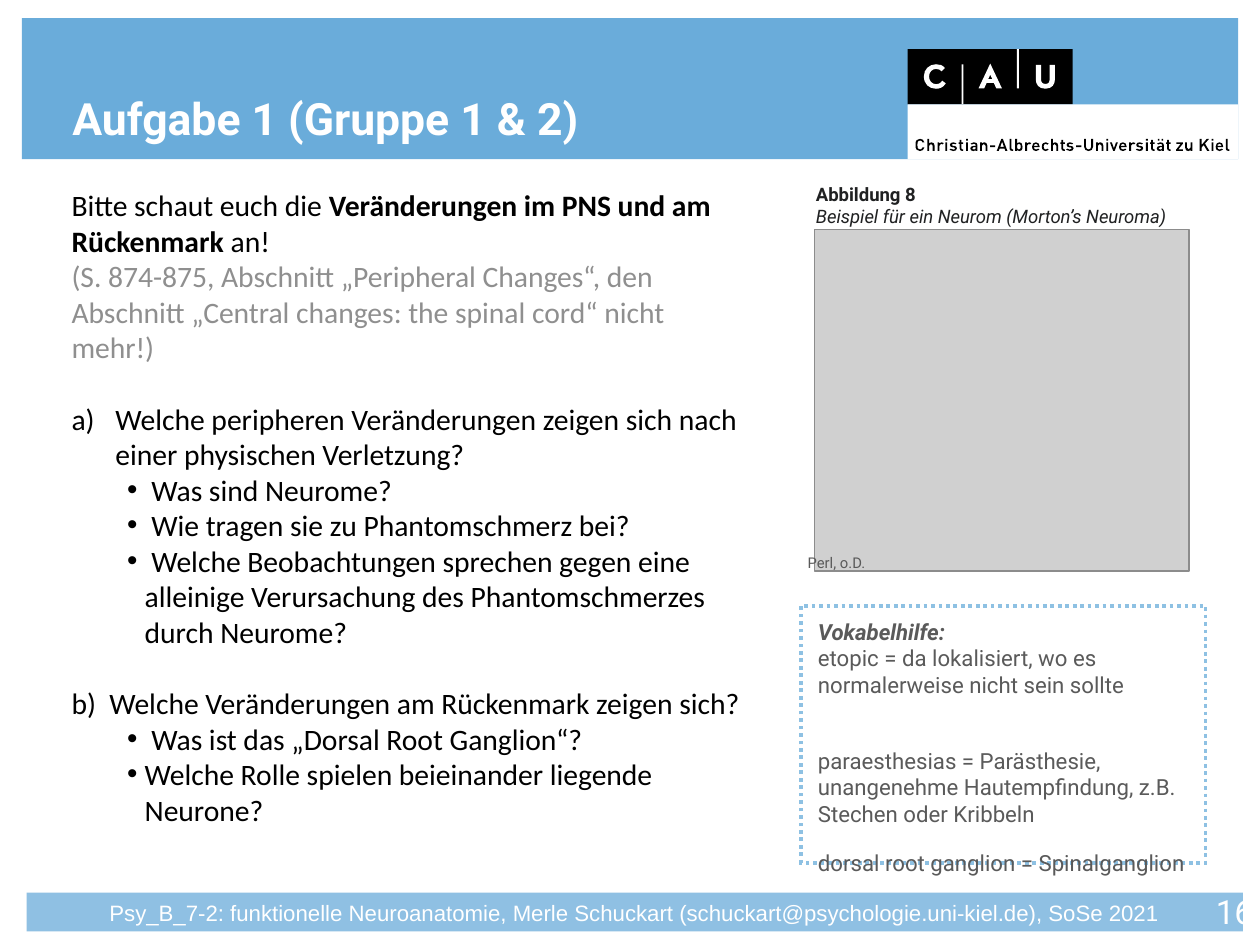
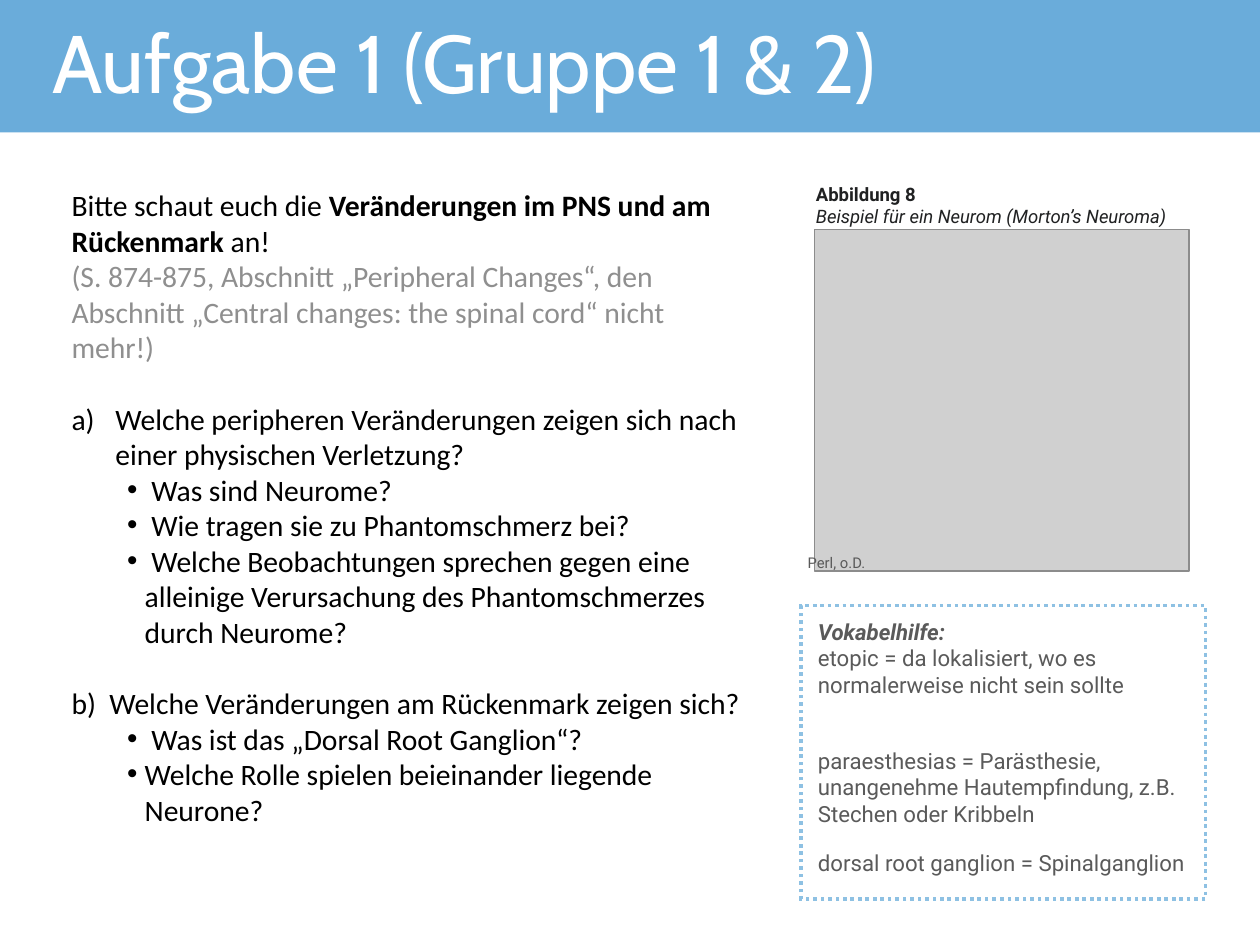
Before and after one commit to JuliusWelzel/teaching, a slide deck: slide 17 of seminars/funct_neuroanatomy_jw/Seminarfolien/FunNeuro_S07_Schmerz_MS.pptx (slide 16 before the commit). Drawn at 1260x945 pixels with LibreOffice and Linux fonts; fonts in the diff are those of the drawing; grey boxes stand for pictures; background and template pictures are left out. Boxes give left, top, right and bottom in pixels: in the first picture for what was removed or moved away, otherwise in the second. Text is boxed around its words. In the diff, an @@ line names an element or a change of style, - is before the commit and + after.

```diff
--- a/seminars/funct_neuroanatomy_jw/Seminarfolien/FunNeuro_S07_Schmerz_MS.pptx
+++ b/seminars/funct_neuroanatomy_jw/Seminarfolien/FunNeuro_S07_Schmerz_MS.pptx
@@ title "Aufgabe 1 (Gruppe 1 & ...": place and size @@
-title "Aufgabe 1 (Gruppe 1 & ..." at box(72, 100, 578, 145)
+title "Aufgabe 1 (Gruppe 1 & ..." at box(53, 32, 876, 111)
@@ title "Aufgabe 1 (Gruppe 1 & ..." at box(53, 32, 876, 111): size 24 to 44 pt, font Roboto to Cabin, bold off; vertical alignment bottom to middle @@
@@ rectangle: place and size @@
-rectangle at box(21, 19, 1239, 160)
+rectangle at box(0, 0, 1260, 132)
@@ group removed at box(908, 49, 1239, 159): 4 rectangles, 4 freeform shapes @@
@@ rectangle: place and size @@
-rectangle at box(802, 606, 1207, 864)
+rectangle at box(802, 606, 1207, 900)
@@ rectangle removed at box(27, 893, 1244, 932) @@
@@ page number removed at box(1216, 894, 1253, 933) @@
-16
@@ text removed at box(109, 905, 1158, 926) @@
-Psy_B_7-2: funktionelle Neuroanatomie, Merle Schuckart (schuckart@psychologie.uni-kiel.de), SoSe 2021
```
Also in this commit, not shown: 19 other slides changed, 3 slides added, 2 slides removed, 8 other files.
